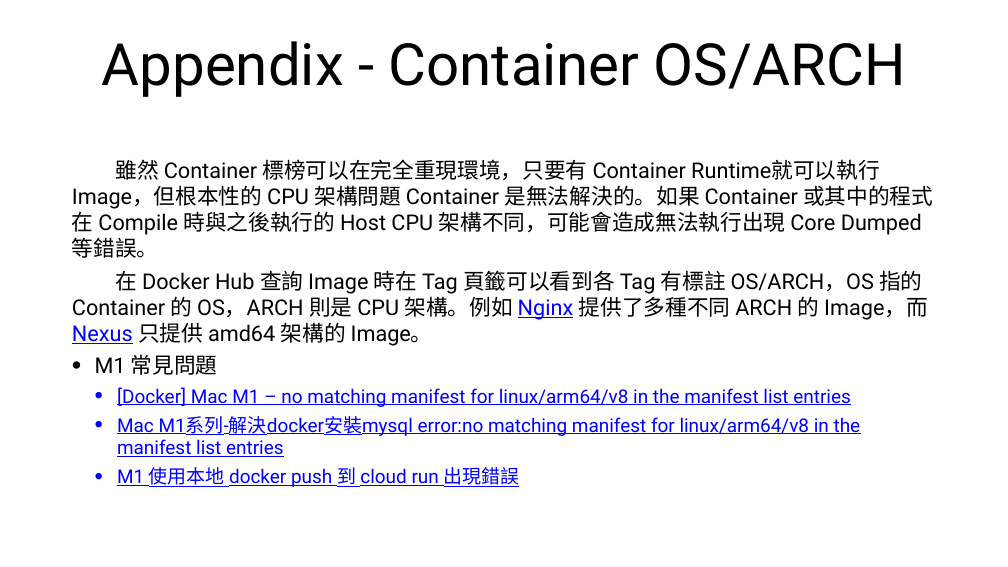
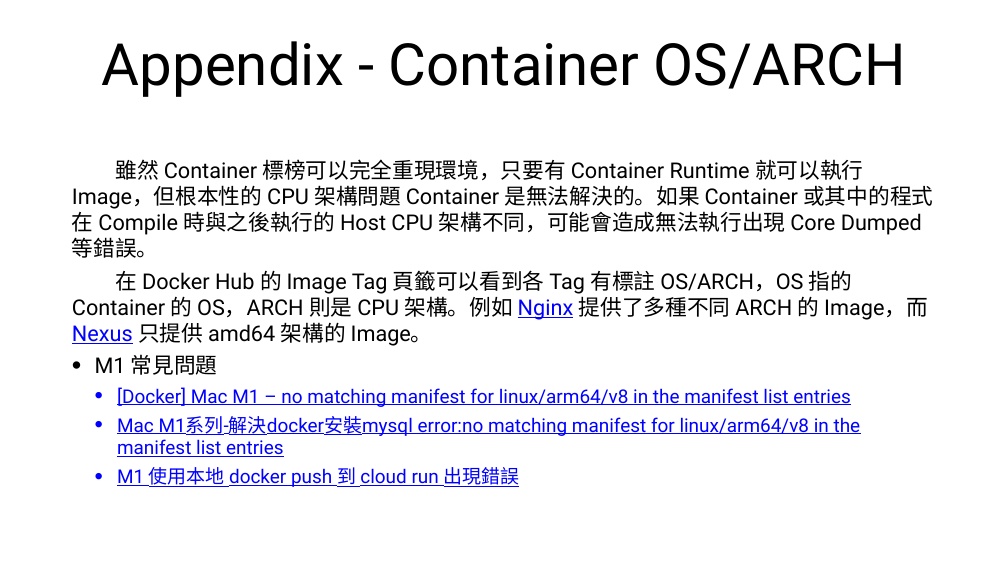
Before and after one commit to cathaylife-devops/docker-tutorial, a slide deck: slide 46 of docker-tutorial.pptx (slide 44 before the commit). Drawn at 1008x567 pixels with LibreOffice and Linux fonts; fonts in the diff are those of the drawing. Boxes give left, top, right and bottom in pixels: in the first picture for what was removed or moved away, otherwise in the second. Text is boxed around its words. In the diff, an @@ line names an element or a change of style, - is before the commit and + after.

```diff
--- a/docker-tutorial.pptx
+++ b/docker-tutorial.pptx
@@ text at (72,159,933,346): text changed @@
-雖然 Container 標榜可以在完全重現環境，只要有 Container Runtime就可以執行 Image，但根本性的 CPU 架構問題 Container 是無法解決的。如果 Container 或其中的程式在 Compile 時與之後執行的 Host CPU 架構不同，可能會造成無法執行出現 Core Dumped 等錯誤。
-在 Docker Hub 查詢 Image 時在 Tag 頁籤可以看到各 Tag 有標註 OS/ARCH，OS 指的 Container 的 OS，ARCH 則是 CPU 架構。例如 Nginx 提供了多種不同 ARCH 的 Image，而 Nexus 只提供 amd64 架構的 Image。
+雖然 Container 標榜可以完全重現環境，只要有 Container Runtime 就可以執行 Image，但根本性的 CPU 架構問題 Container 是無法解決的。如果 Container 或其中的程式在 Compile 時與之後執行的 Host CPU 架構不同，可能會造成無法執行出現 Core Dumped 等錯誤。
+在 Docker Hub 的 Image Tag 頁籤可以看到各 Tag 有標註 OS/ARCH，OS 指的 Container 的 OS，ARCH 則是 CPU 架構。例如 Nginx 提供了多種不同 ARCH 的 Image，而 Nexus 只提供 amd64 架構的 Image。
```
Also in this commit, not shown: 15 other slides changed, 2 slides added, 2 other files.
